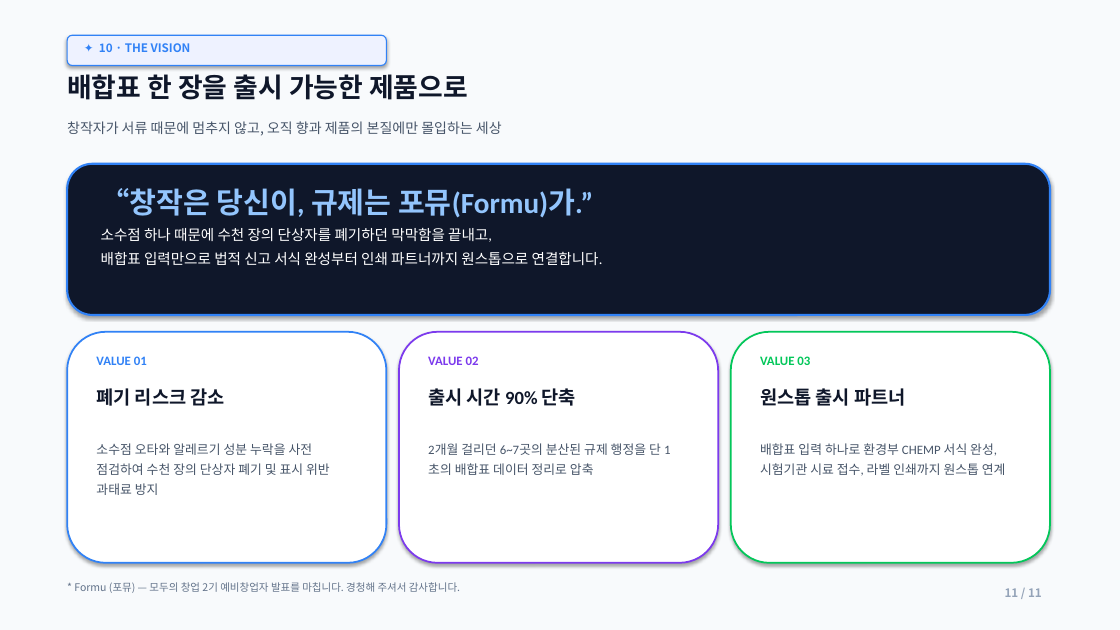
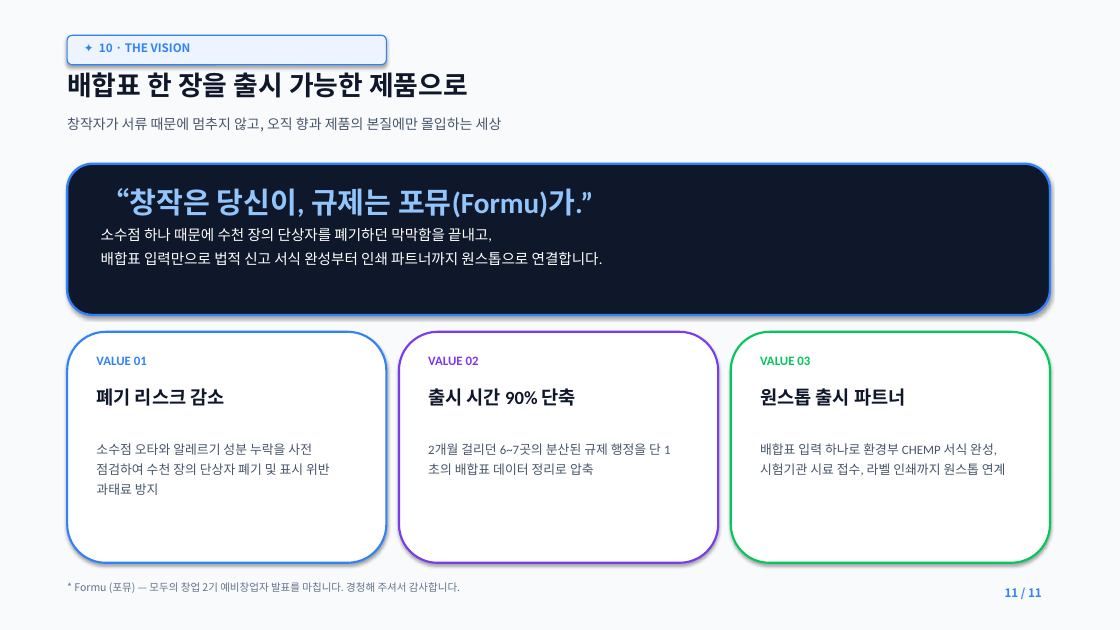
Before and after one commit to lita-lilith16/formu-landing, a slide deck: slide 11 of public/formu_pitch_deck.pptx. Drawn at 1120x630 pixels with LibreOffice and Linux fonts; fonts in the diff are those of the drawing. Boxes give left, top, right and bottom in pixels: in the first picture for what was removed or moved away, otherwise in the second. Text is boxed around its words. In the diff, an @@ line names an element or a change of style, - is before the commit and + after.

```diff
--- a/public/formu_pitch_deck.pptx
+++ b/public/formu_pitch_deck.pptx
@@ text "배합표 한 장을 출시 가능한 ..." rewrapped from box(67, 74, 468, 100) to box(67, 68, 468, 98) @@
@@ text "창작자가 서류 때문에 멈추지 않고, ...": place and size @@
-text "창작자가 서류 때문에 멈추지 않고, ..." at box(67, 121, 502, 136)
+text "창작자가 서류 때문에 멈추지 않고, ..." at box(67, 117, 502, 132)
@@ rounded rectangle at box(67, 164, 1050, 315): outline #3182F6 1.8 pt to #3182F6 2 pt @@
@@ rounded rectangle at box(67, 332, 386, 563): outline #3182F6 1.5 pt to #3182F6 1.8 pt @@
@@ rounded rectangle at box(399, 332, 718, 563): outline #7C3AED 1.5 pt to #7C3AED 1.8 pt @@
@@ text "11 / 11" at box(1005, 588, 1042, 597): text colour #94A3B8 to #3182F6 @@
```
Also in this commit, not shown: 10 other slides changed, 1 other file.
